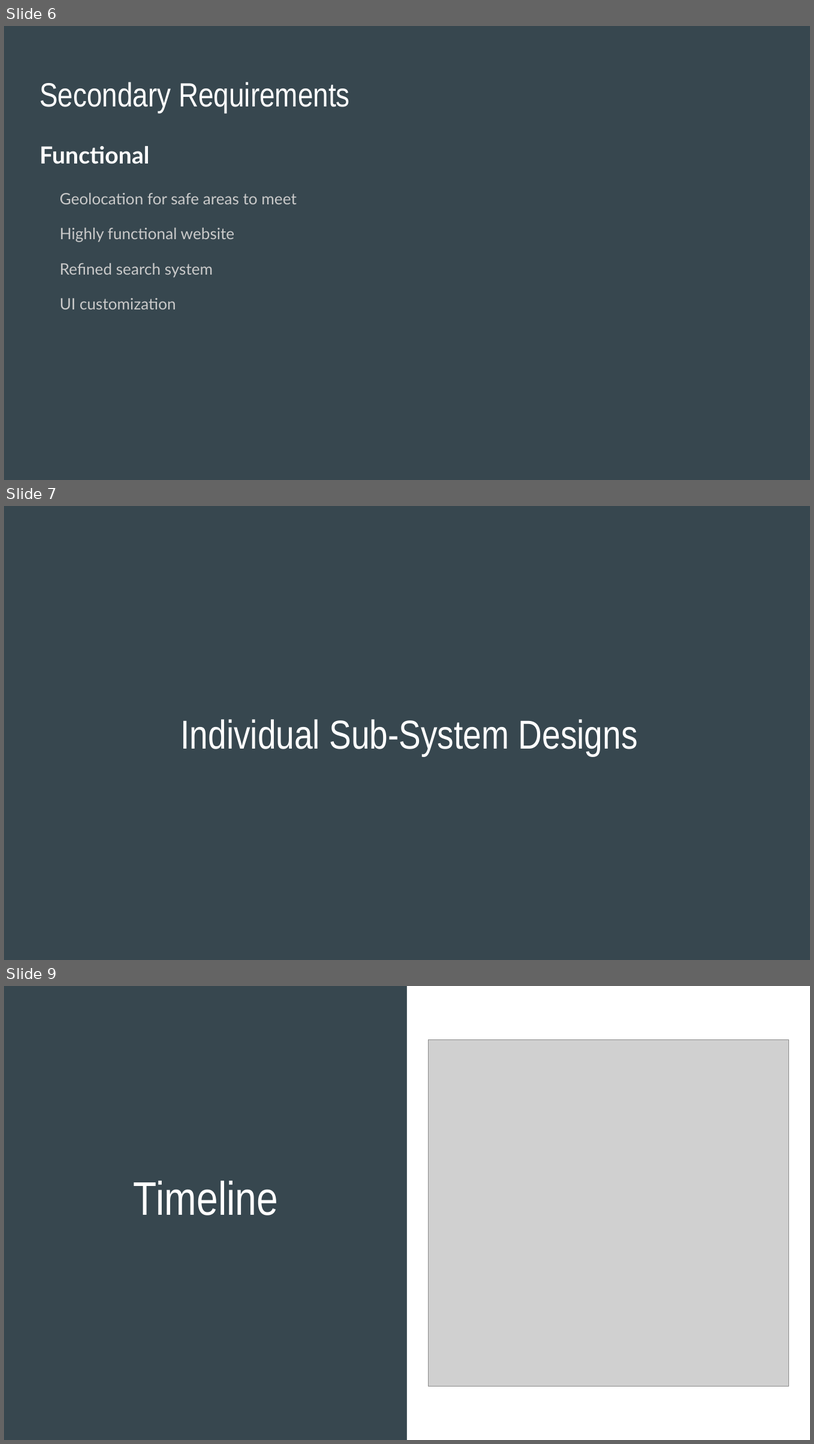
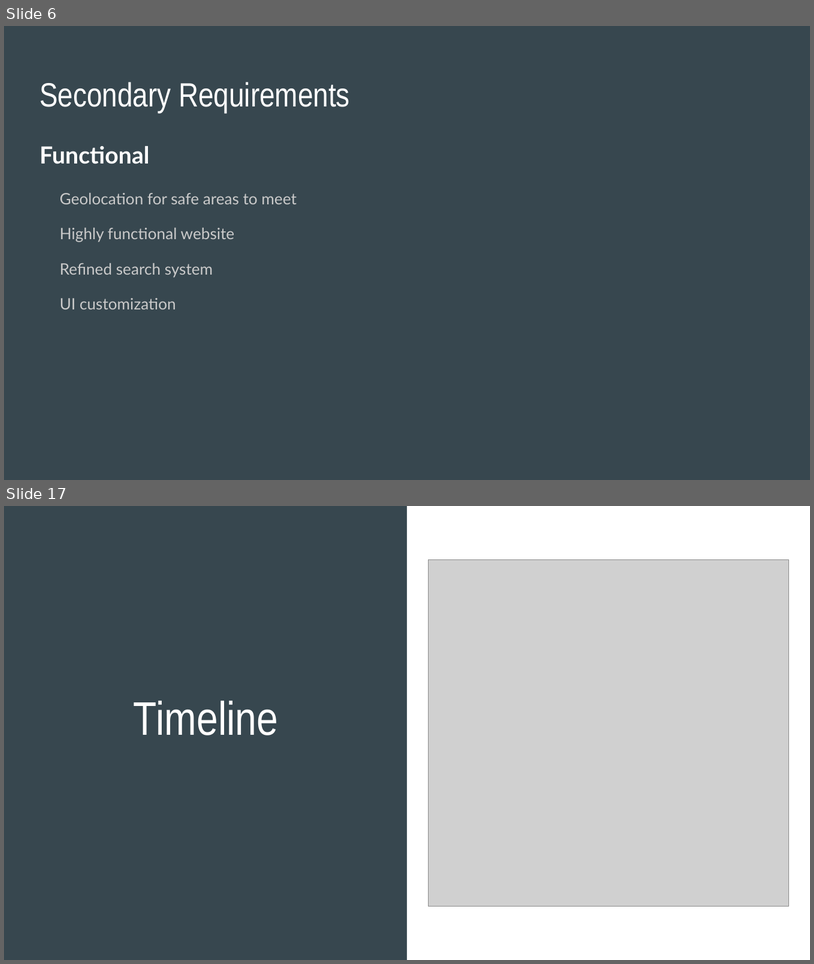
Before and after one commit to connorbutler44/Ketch, a slide deck: docs/Report 2/Ketch_Presentation2.pptx. Shown one above the other, each under a label of ours: slides 6, 7 and 9 before the commit, slides 6 and 17 after it; the slides between them are not shown. The pictures are 814x1444 and 814x964 pixels, drawn with LibreOffice and Linux fonts; fonts in the diff are those of the drawing; grey boxes stand for pictures. Boxes give left, top, right and bottom in pixels: in the first picture for what was removed or moved away, otherwise in the second. Text is boxed around its words. In the diff, an @@ line names an element or a change of style, - is before the commit and + after.

```diff
--- a/docs/Report 2/Ketch_Presentation2.pptx
+++ b/docs/Report 2/Ketch_Presentation2.pptx
@@ slide 7 removed at bbox=[4, 506, 810, 960], background #37474F @@
@@ title removed at bbox=[180, 719, 638, 756] @@
-Individual Sub-System Designs
@@ what was slide 9 is now slide 17 @@
```
Also in this commit, not shown: 1 slide changed, 9 slides added.
